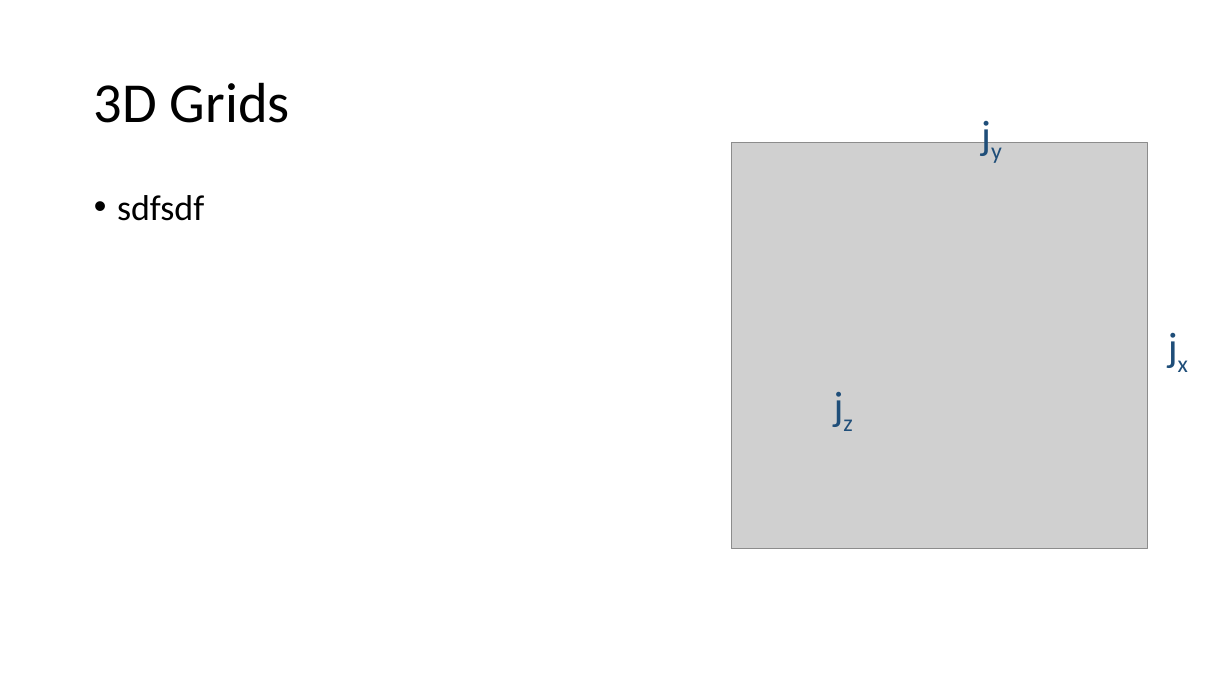
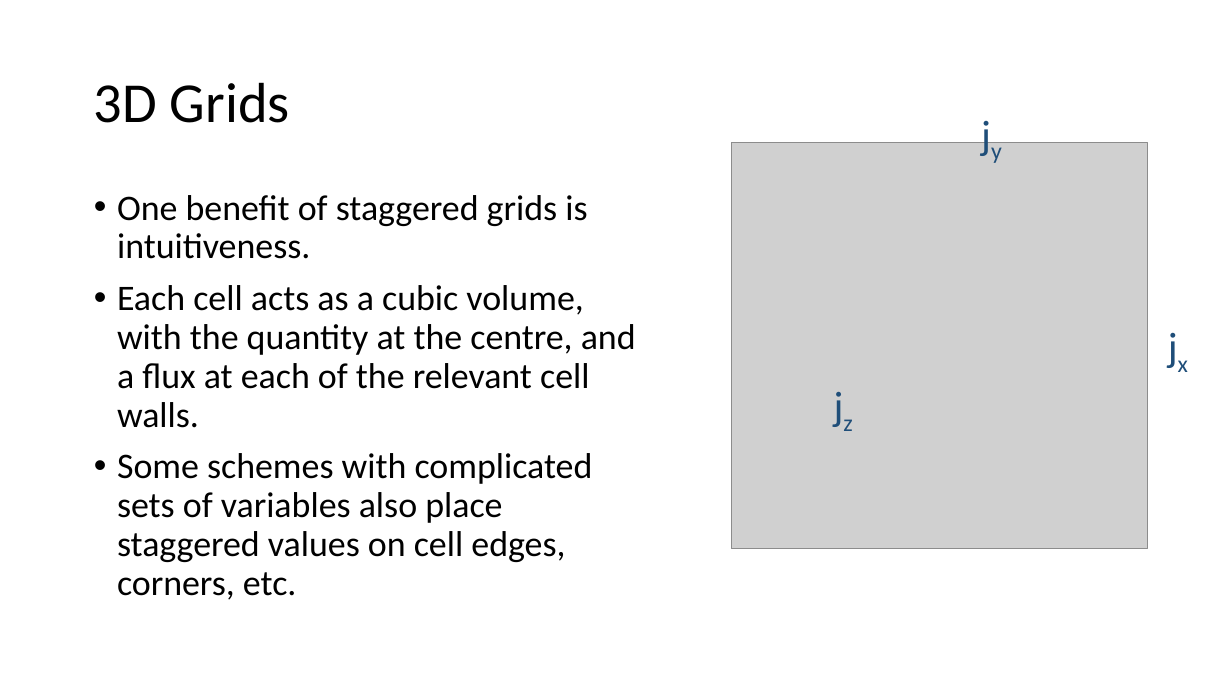
Before and after one commit to Tsintsuntsini/PHYS_581, a slide deck: slide 13 of Presentation3/Staggered Grids.pptx. Drawn at 1232x693 pixels with LibreOffice and Linux fonts; fonts in the diff are those of the drawing; grey boxes stand for pictures. Boxes give left, top, right and bottom in pixels: in the first picture for what was removed or moved away, otherwise in the second. Text is boxed around its words. In the diff, an @@ line names an element or a change of style, - is before the commit and + after.

```diff
--- a/Presentation3/Staggered Grids.pptx
+++ b/Presentation3/Staggered Grids.pptx
@@ text at <box>117,195,636,600</box>: text changed @@
-• sdfsdf
+• One benefit of staggered grids is intuitiveness.
+• Each cell acts as a cubic volume, with the quantity at the centre, and a flux at each of the relevant cell walls.
+• Some schemes with complicated sets of variables also place staggered values on cell edges, corners, etc.
```
Also in this commit, not shown: 6 other slides changed, 8 slides added, 3 slides removed, 6 other files.
